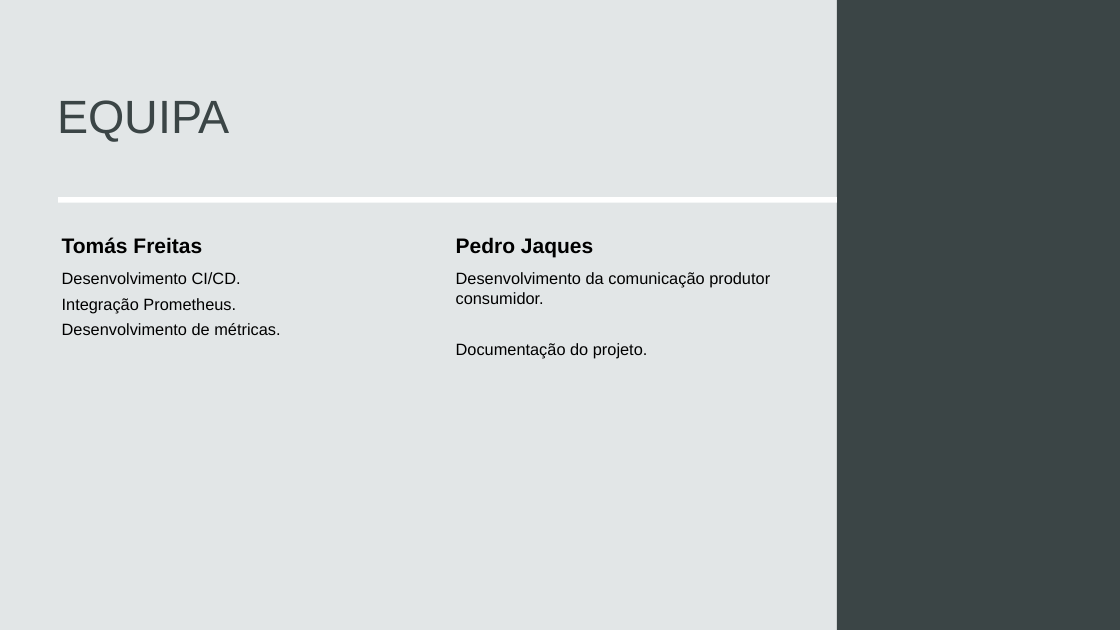
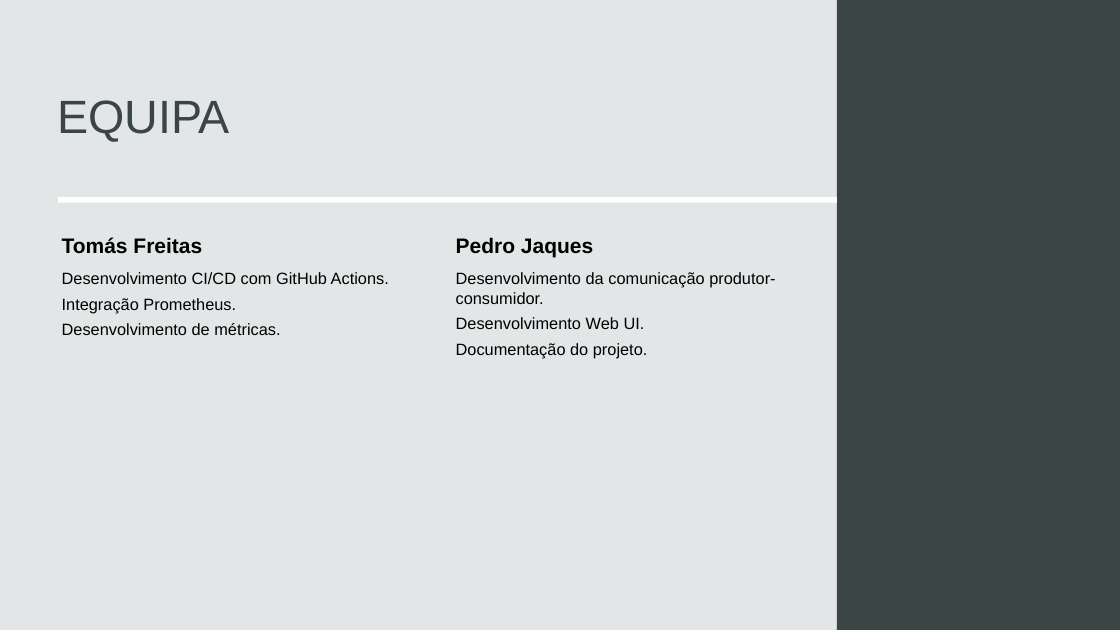
Before and after one commit to Getmeapint/SistemasDist, a slide deck: slide 3 of docs/Sistema de Streaming de Eventos em Tempo Real com RabbitMQ.pptx. Drawn at 1120x630 pixels with LibreOffice and Linux fonts; fonts in the diff are those of the drawing. Boxes give left, top, right and bottom in pixels: in the first picture for what was removed or moved away, otherwise in the second. Text is boxed around its words. In the diff, an @@ line names an element or a change of style, - is before the commit and + after.

```diff
--- a/docs/Sistema de Streaming de Eventos em Tempo Real com RabbitMQ.pptx
+++ b/docs/Sistema de Streaming de Eventos em Tempo Real com RabbitMQ.pptx
@@ text at bbox=[62, 272, 389, 284]: text changed @@
-Desenvolvimento CI/CD.
+Desenvolvimento CI/CD com GitHub Actions.
@@ text at bbox=[456, 272, 775, 329]: text changed @@
-Desenvolvimento da comunicação produtor consumidor.
+Desenvolvimento da comunicação produtor-consumidor.
+Desenvolvimento Web UI.
```
Also in this commit, not shown: 1 other slide changed, 3 slides added, 4 slides removed.
